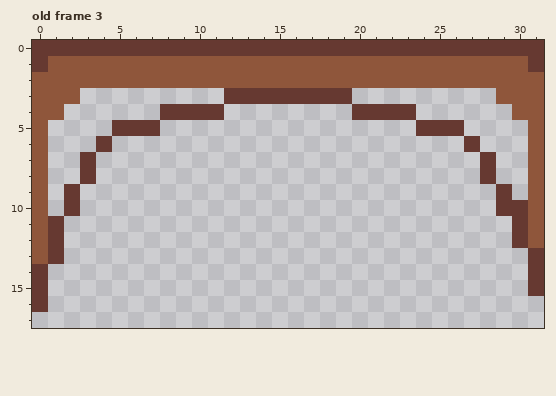
Pixel-art file: assets/Textures/SpriteSheet.ase. Above, as it was before the edit.
32x32 pixels, 3 frames. Colours within 5 levels of each other are drawn and written as one. Shown: old frame 3: x 0..31, y 0..17. The commit also changed other frames, which this record leaves out.
After the commit:
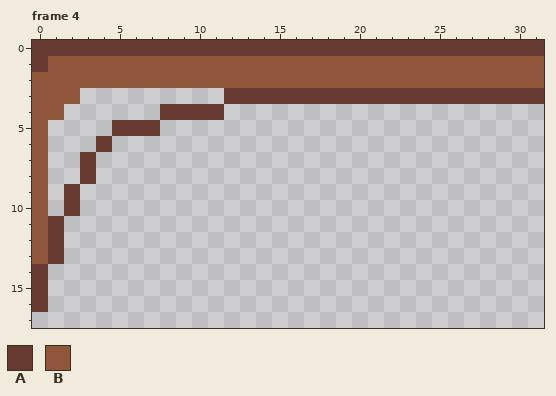
Palette (. is transparent): A #663931  B #8f563b
A new or re-ordered frame is compared with the old frame closest to it.
Difference:
{"change": "frames 3 -> 7"}
{"where": "frame 4 is new; against old frame 3"}
{"frame":4,"y":1,"x":31,"old":"A","new":"B"}
{"frame":4,"y":3,"x":20,"old":".........BBB","new":"AAAAAAAAAAAA"}
{"frame":4,"y":4,"x":20,"old":"AAAA","new":"...."}
{"frame":4,"y":4,"x":30,"old":"BB","new":".."}
{"frame":4,"y":5,"x":24,"old":"AAA","new":"..."}
{"frame":4,"y":5,"x":31,"old":"B","new":"."}
{"frame":4,"y":6,"x":27,"old":"A","new":"."}
{"frame":4,"y":6,"x":31,"old":"B","new":"."}
{"frame":4,"y":7,"x":28,"old":"A","new":"."}
{"frame":4,"y":7,"x":31,"old":"B","new":"."}
{"frame":4,"y":8,"x":28,"old":"A","new":"."}
{"frame":4,"y":8,"x":31,"old":"B","new":"."}
{"frame":4,"y":9,"x":29,"old":"A","new":"."}
{"frame":4,"y":9,"x":31,"old":"B","new":"."}
{"frame":4,"y":10,"x":29,"old":"AAB","new":"..."}
{"frame":4,"y":11,"x":30,"old":"AB","new":".."}
{"frame":4,"y":12,"x":30,"old":"AB","new":".."}
{"frame":4,"y":13,"x":31,"old":"A","new":"."}
{"frame":4,"y":14,"x":31,"old":"A","new":"."}
{"frame":4,"y":15,"x":31,"old":"A","new":"."}
